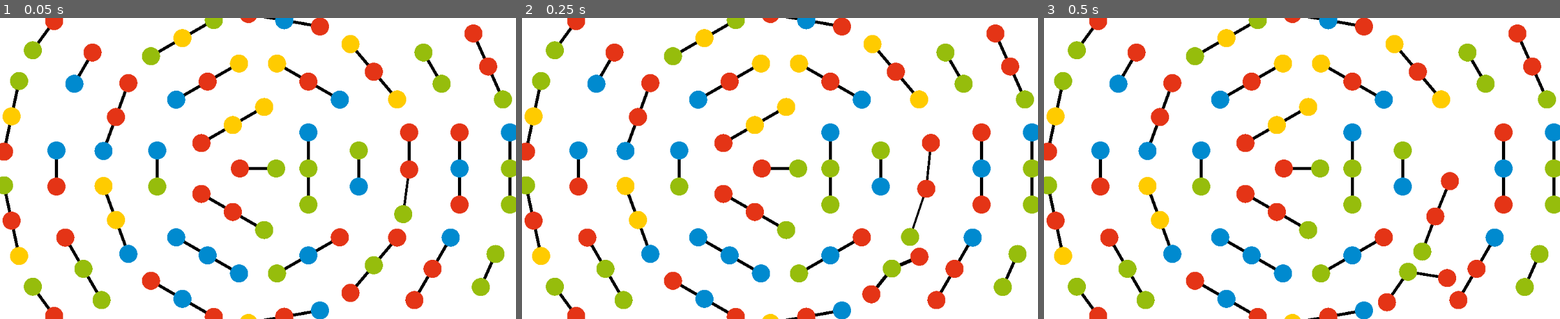
Above: before the commit, frames 1-3 (left to right).
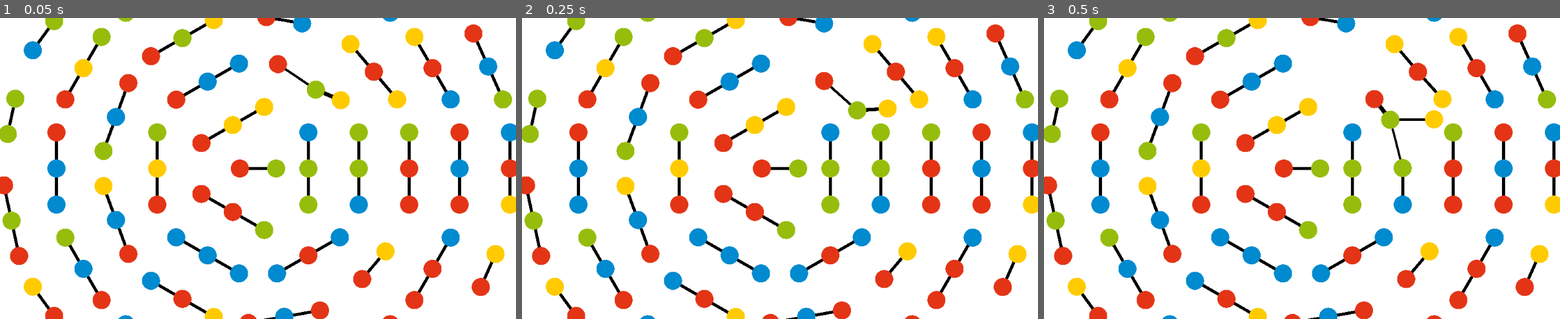
Above: after the commit, the same moments.

Repository: payload/naubino-godot
Game: Godot game, scene res://mode/RandomField.tscn
Same seed, same stepped clock (60 frames per second), same inputs: the game is played once before the commit and once after it. This scene is started directly instead of the project's main scene. Sound files missing from this copy of the repository are replaced by a short silence.
Inputs:
- Up to frame 1 (0.05 s): no input
- Up to frame 2 (0.25 s): no input
- Up to frame 3 (0.5 s): no input

The runs differ from the first frame. In frame 1, 13% of the frame differs, in the area x 0-100%, y 0-100%; in frame 2, 14%; in frame 3, 14%.

Commit message:
refactor RandomField

Diff:
--- a/Global.gd
+++ b/Global.gd
@@ -20,7 +20,10 @@
 	return false
 
 
+var NaubScene = preload("res://ingame/Naub.tscn")
 var NaubLinkScene = preload("res://ingame/NaubLink.tscn")
+
+
 func link_two_naubs_together(active_naub: Naub, other_naub: Naub):
 	var link: NaubLink = NaubLinkScene.instance()
 	link.attach_to_naubs(active_naub, other_naub)
@@ -33,3 +36,13 @@
 var NAUB_RADIUS = 18
 var NAUB_LINK_WANTED_DISTANCE = NAUB_RADIUS * 4
 var NAUB_LINK_LINE_WIDTH = NAUB_RADIUS / 3
+
+var NAUBINO_PALETTE = {
+	"r": Color8(229, 53, 23),
+	"g": Color8(151, 190, 13),
+	"b": Color8(0, 139, 208),
+	"y": Color8(255, 204, 0),
+	"p": Color8(226, 0, 122),
+	"l": Color8(100, 31, 128),
+	"black": Color8(41, 14, 3),
+}
--- a/mode/RandomField.gd
+++ b/mode/RandomField.gd
@@ -1,44 +1,4 @@
 extends Node2D
-
-
-var NaubScene = preload("res://ingame/Naub.tscn")
-
-
-var palette1 = {
-	"r": Color8(229, 53, 23),
-	"g": Color8(151, 190, 13),
-	"b": Color8(0, 139, 208),
-	"y": Color8(255, 204, 0),
-	"p": Color8(226, 0, 122),
-	"l": Color8(100, 31, 128),
-	"black": Color8(41, 14, 3),
-}
-
-
-func pick(arr):
-	return arr[randi() % len(arr)]
-
-# pick a random color
-func r():
-	return pick("rrggbby")
-
-func join(arr: Array, with: String):
-	var ret = ""
-	for i in len(arr) - 1:
-		ret += arr[i] + with
-	ret += arr[-1]
-	return ret
-
-
-func chain(specs: Array):
-	return join(specs, ".")
-
-
-func random_chain():
-	if randf() < 0.8:
-		return chain([r(), r(), r()])
-	else:
-		return chain([r(), r()])
 
 
 func _ready():
@@ -48,16 +8,34 @@
 		var n = layer * 3
 		for angle in n:
 			angle = TAU * angle / n
-			var pos = polar(100 * layer, angle)
-			spawn_chains(random_chain(), pos, angle - PI/2)
+			var pos = _polar(100 * layer, angle)
+			spawn_chains(_random_chain(), pos, angle - PI/2)
 
 
-func polar(length, angle):
-	return Vector2(length, 0).rotated(angle)
+func _unhandled_input(event):
+	if event is InputEventScreenTouch or event is InputEventScreenDrag:
+		event = make_input_local(event)
+		event.position = to_global(event.position)
 
+	if event is InputEventScreenTouch:
+		Global.touches[event.index] = {
+			index = event.index,
+			position = event.position,
+			pressed = event.pressed,
+			speed = Vector2.ZERO,
+		}
+	elif event is InputEventScreenDrag:
+		var touch = Global.touches[event.index]
+		touch.position = event.position
+		touch.speed = event.speed
 
-func clock(hour: int):
-	return TAU * ((hour % 12) / 12.0)
+	if event is InputEventScreenTouch and event.pressed:
+		var space = get_world_2d().direct_space_state
+		var hits = space.intersect_point(event.position)
+		for hit in hits:
+			if hit.collider is Naub:
+				(hit.collider as Naub).follow_touch = event.index
+
 
 #
 # A chains definition looks like so:
@@ -67,14 +45,14 @@
 #  red.green.blue yellow.yellow
 #
 # So above example are two chains.
-# One is a chain of a red, green and a blue node.
+# One is a _chain of a red, green and a blue node.
 # They are linked in this order, red with green and green with blue.
-# The second chain is a pair of two yellow nodes.
+# The second _chain is a pair of two yellow nodes.
 # This way you can create linear chains of nodes.
 #
 # Note that the color definition is the name of the color
 # from your palette. So when in your palette are entries like "r", "g", "b"
-# you can define your chain concisely like so:
+# you can define your _chain concisely like so:
 #
 #  r.g.b
 #
@@ -85,17 +63,17 @@
 #
 # Reference names to nodes are given with a colon (:).
 # Chain one is a red (r), green (g) and blue (b) node but the green one has the name 1.
-# The second chain links two yellow nodes to node 1, which is the green node from the other chain.
+# The second _chain links two yellow nodes to node 1, which is the green node from the other _chain.
 #
-# You can also refer to nodes which are defined in a later chain.
+# You can also refer to nodes which are defined in a later _chain.
 #
 #  r.1.b  y.1:g.y
 #
-# This way the green node is position in the second chain.
+# This way the green node is position in the second _chain.
 #
 func spawn_chains(def: String, pos: Vector2, angle: float):
-	var node_offset = polar(Global.NAUB_LINK_WANTED_DISTANCE, angle)
-	var chain_offset = polar(Global.NAUB_LINK_WANTED_DISTANCE, angle - PI/2)
+	var node_offset = _polar(Global.NAUB_LINK_WANTED_DISTANCE, angle)
+	var chain_offset = _polar(Global.NAUB_LINK_WANTED_DISTANCE, angle - PI/2)
 	_spawn_chains(def, pos, node_offset, chain_offset)
 
 func _spawn_chains(def: String, init_pos: Vector2, node_offset: Vector2, chain_offset: Vector2):
@@ -131,25 +109,25 @@
 				if spec in named_nodes:
 					next_node = named_nodes[spec]
 				else:
-					next_node = NaubScene.instance()
+					next_node = Global.NaubScene.instance()
 					add_child(next_node)
 					named_nodes[spec] = next_node
 			else:
 				if new_name in named_nodes:
 					next_node = named_nodes[new_name]
 				else:
-					next_node = NaubScene.instance()
+					next_node = Global.NaubScene.instance()
 					add_child(next_node)
 					if new_name:
 						named_nodes[new_name] = next_node
 				nodes.push_back(next_node)
 
-				assert(spec in palette1)
-				color = palette1[spec]
+				assert(spec in Global.NAUBINO_PALETTE)
+				color = Global.NAUBINO_PALETTE[spec]
 				next_node.modulate = color
 
 			if current_node:
-				link_together(current_node, next_node)
+				_link_together(current_node, next_node)
 			current_node = next_node
 		node_chains.push_back(nodes)
 
@@ -165,30 +143,37 @@
 	return node_chains
 
 
-func link_together(a: Naub, b: Naub):
+func _link_together(a: Naub, b: Naub):
 	Global.link_two_naubs_together(a, b)
 
 
-func _unhandled_input(event):
-	if event is InputEventScreenTouch or event is InputEventScreenDrag:
-		event = make_input_local(event)
-		event.position = to_global(event.position)
+# pick a random color
+func r():
+	return pick("rrggbby")
 
-	if event is InputEventScreenTouch:
-		Global.touches[event.index] = {
-			index = event.index,
-			position = event.position,
-			pressed = event.pressed,
-			speed = Vector2.ZERO,
-		}
-	elif event is InputEventScreenDrag:
-		var touch = Global.touches[event.index]
-		touch.position = event.position
-		touch.speed = event.speed
 
-	if event is InputEventScreenTouch and event.pressed:
-		var space = get_world_2d().direct_space_state
-		var hits = space.intersect_point(event.position)
-		for hit in hits:
-			if hit.collider is Naub:
-				(hit.collider as Naub).follow_touch = event.index
+func _random_chain():
+	if randf() < 0.8:
+		return _chain([r(), r(), r()])
+	else:
+		return _chain([r(), r()])
+
+
+func _join(arr: Array, with: String):
+	var ret = ""
+	for i in len(arr) - 1:
+		ret += arr[i] + with
+	ret += arr[-1]
+	return ret
+
+
+func pick(arr):
+	return arr[randi() % len(arr)]
+
+
+func _chain(specs: Array):
+	return _join(specs, ".")
+
+
+func _polar(length, angle):
+	return Vector2(length, 0).rotated(angle)
